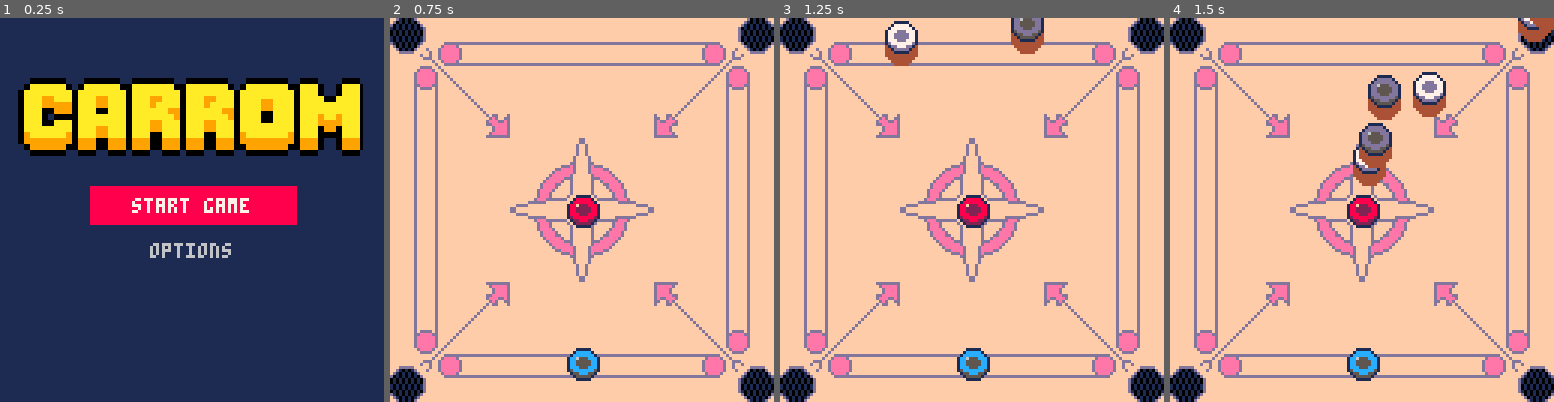
Above: before the commit, frames 1-4 (left to right).
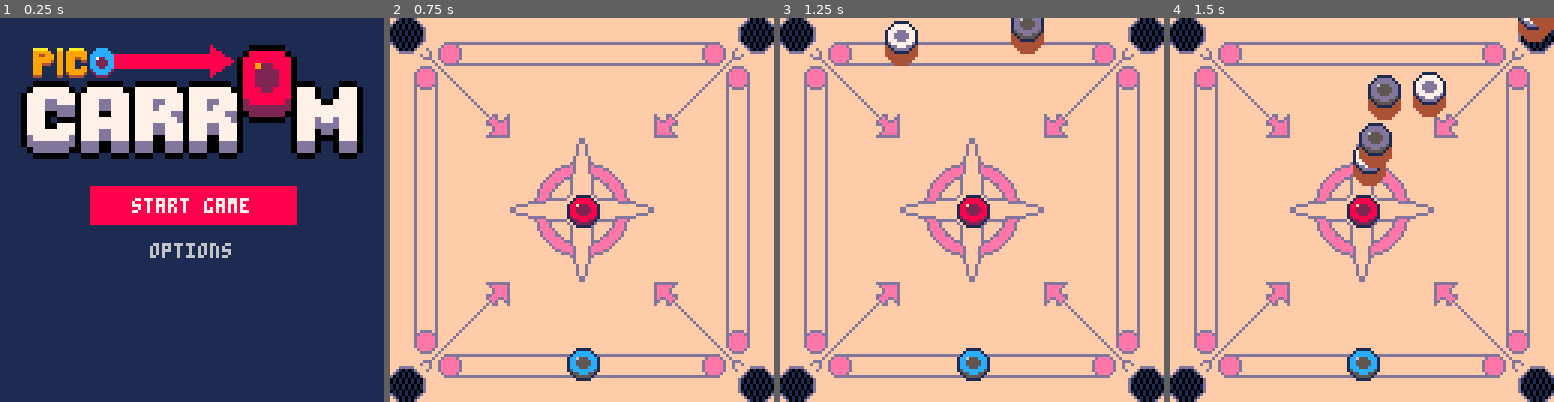
Above: after the commit, the same moments.

Repository: emonizaz3/carrom_pico8
Game: PICO-8 cartridge carrom-0.4v.p8
Two runs of this game, one before a commit and one after it. Both use one fixed random seed, a clock stepped at 60 frames per second and the inputs below.
Inputs:
- Up to frame 1 (0.25 s): no input
- Up to frame 2 (0.75 s): tap X (X key) at 0.33 s; tap O (Z key) at 0.7 s
- Up to frame 3 (1.25 s): tap X (X key) at 1.07 s
- Up to frame 4 (1.5 s): no input

The runs differ from the first frame. In frame 1, 19% of the frame differs, in the area x 4-95%, y 7-37%; in frame 2, nothing differs; in frame 3, nothing differs; in frame 4, nothing differs.

Commit message:
update menu drawing function and improve aimline rendering

Diff:
--- a/carrom-0.4v.p8
+++ b/carrom-0.4v.p8
@@ -201,13 +201,14 @@
 
 function menu_draw()
 	cls(1) -- Dark blue background
-
 	local title = "carrom"
 	local x = 64 - (#title*4)/2
 	print(title, x, 30, 7)
 	palt(0,false)
 	palt(1,true)
-	sspr(0,102,115,26,64-115/2,20)
+	sspr(0,108,57,20,64-57,9,114,40)
+	draw_aimline(34,14,43,360,8)
+	sspr(0,95,28,10,10,10)
 	palt(0,true)
 	palt(1,false)
 	local c1, c2 = 6, 6
Not shown, changed: 38 lines of the sprite sheet (__gfx__) section of carrom-0.4v.p8
